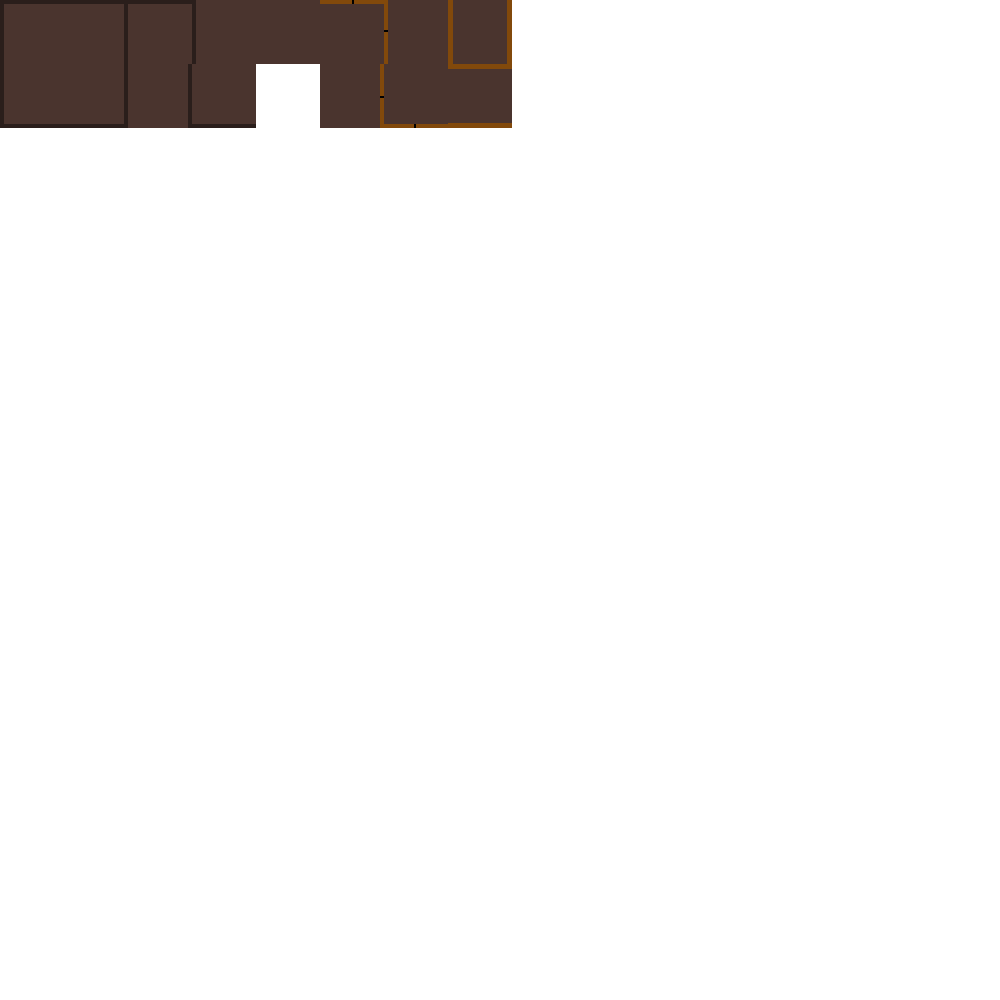
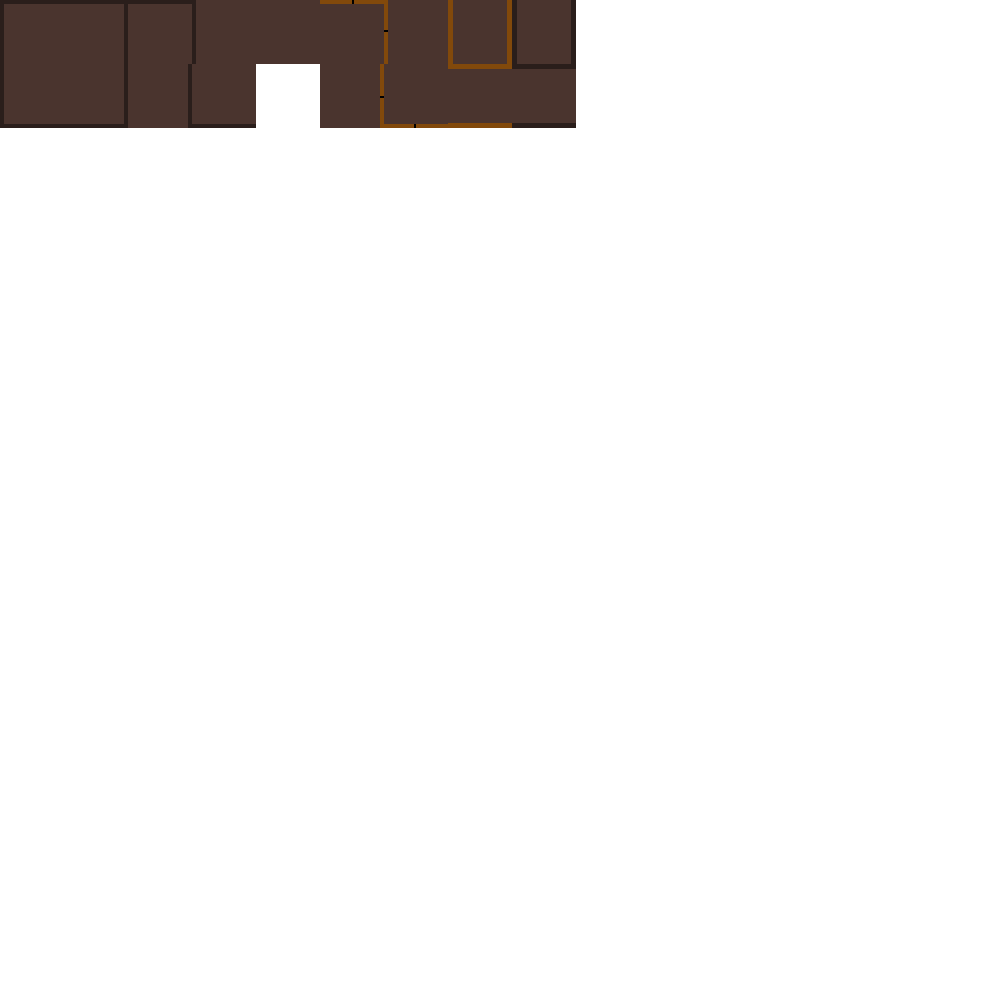
Layers edited between the first and the second 1000×1000 image:
added layer "Walkway Horizontal" above "Walkway Vertical" over <box>512,64,576,128</box>
added layer "Walkway Vertical" above "Door Open Horizonal" over <box>512,0,576,64</box>
